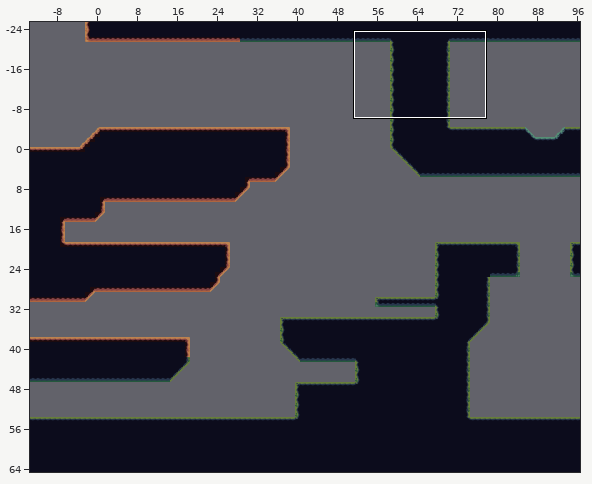
Level history. Tiled map: UnityProject/CaseFileDream/Assets/CaseFileDream/TileSets/Tiled/Level01/Level01.tmx. Above: a wide view before the commit, with the close-up outlined.
Close-up. Old version:
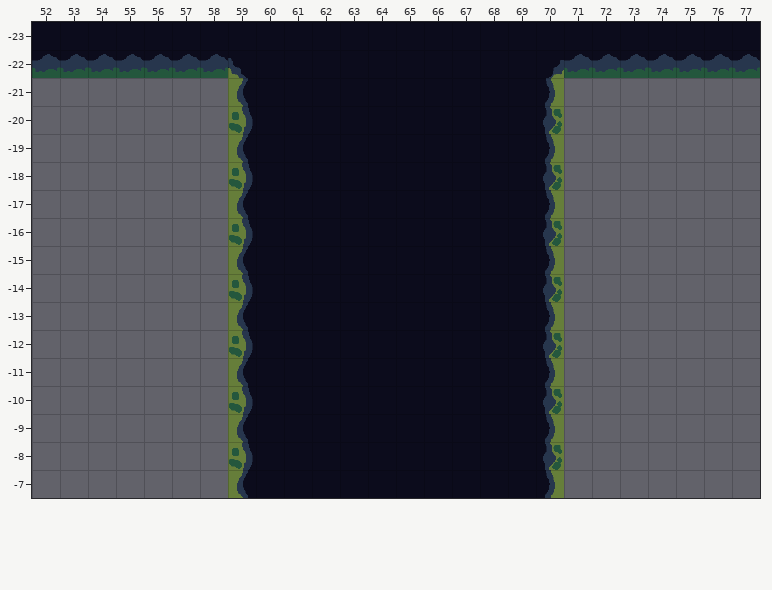
Cells are 32x32 px. Shown: x 52..77, y -23..-7. The commit also changed other parts of the map, which this record leaves out.
Once edited:
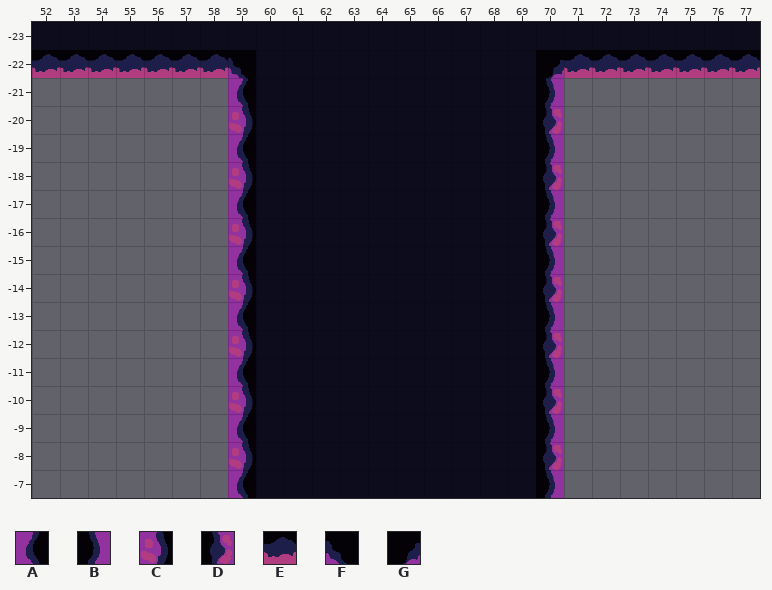
Key: from "MossOverlay": A 8, B 11, C 16, D 19, E 25, F 49, G 50.
_ is an empty cell, . an unchanged one.
Tiles of an added or newly shown layer are drawn over the layers below it.
Edits made:
--- layer "Purple overlay" (added)
@@ x 52..77 @@
--22 ________..........________
--21 ......._.........._.......
--20 ......._.........._.......
--19 ......._.........._.......
--18 ......._.........._.......
--17 ......._.........._.......
--16 ......._.........._.......
--15 ......._.........._.......
--14 ......._.........._.......
--13 ......._.........._.......
--12 ......._.........._.......
--11 ......._.........._.......
--10 ......._.........._.......
- -9 ......._.........._.......
- -8 ......._.........._.......
- -7 ......._.........._.......
+-22 EEEEEEEF..........GEEEEEEE
+-21 .......A..........B.......
+-20 .......C..........D.......
+-19 .......A..........B.......
+-18 .......C..........D.......
+-17 .......A..........B.......
+-16 .......C..........D.......
+-15 .......A..........B.......
+-14 .......C..........D.......
+-13 .......A..........B.......
+-12 .......C..........D.......
+-11 .......A..........B.......
+-10 .......C..........D.......
+ -9 .......A..........B.......
+ -8 .......C..........D.......
+ -7 .......A..........B.......
